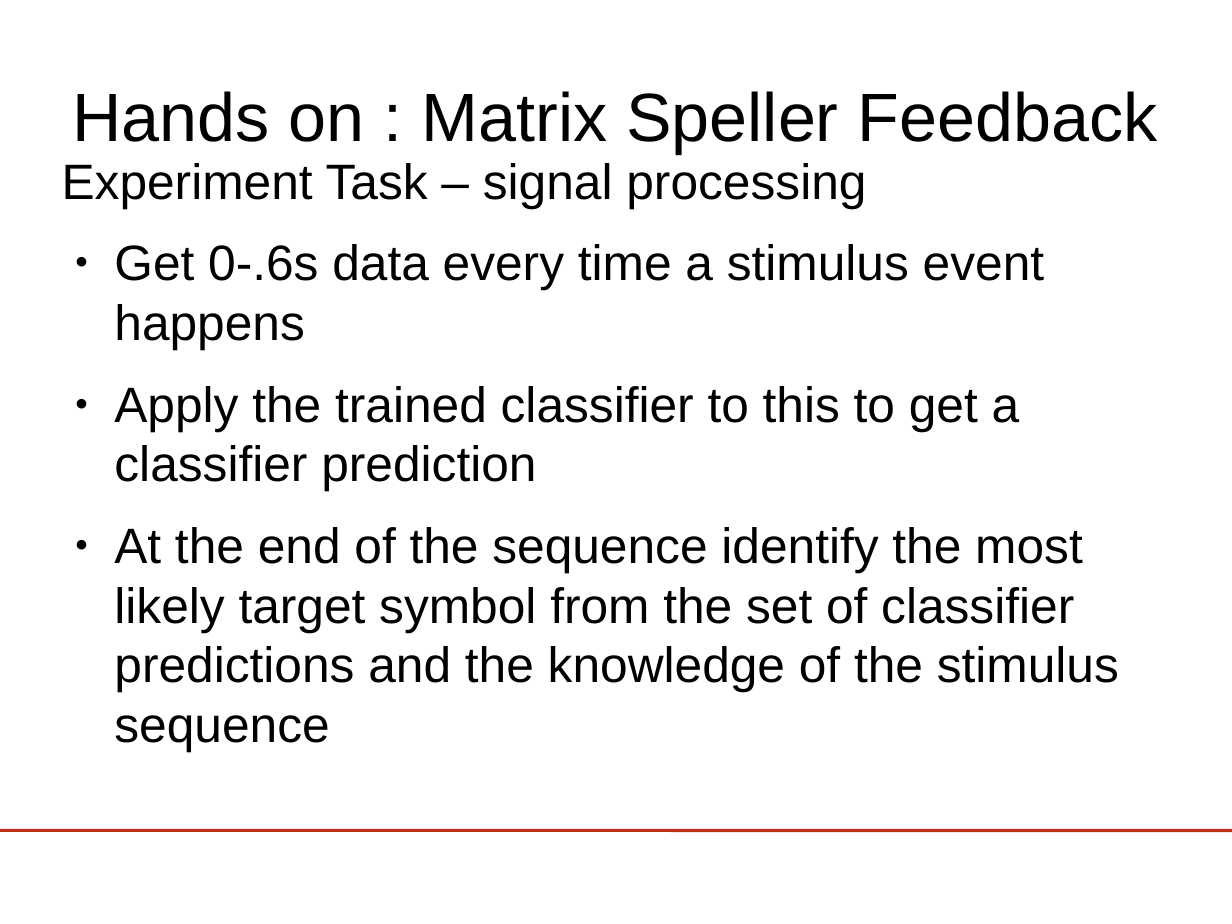
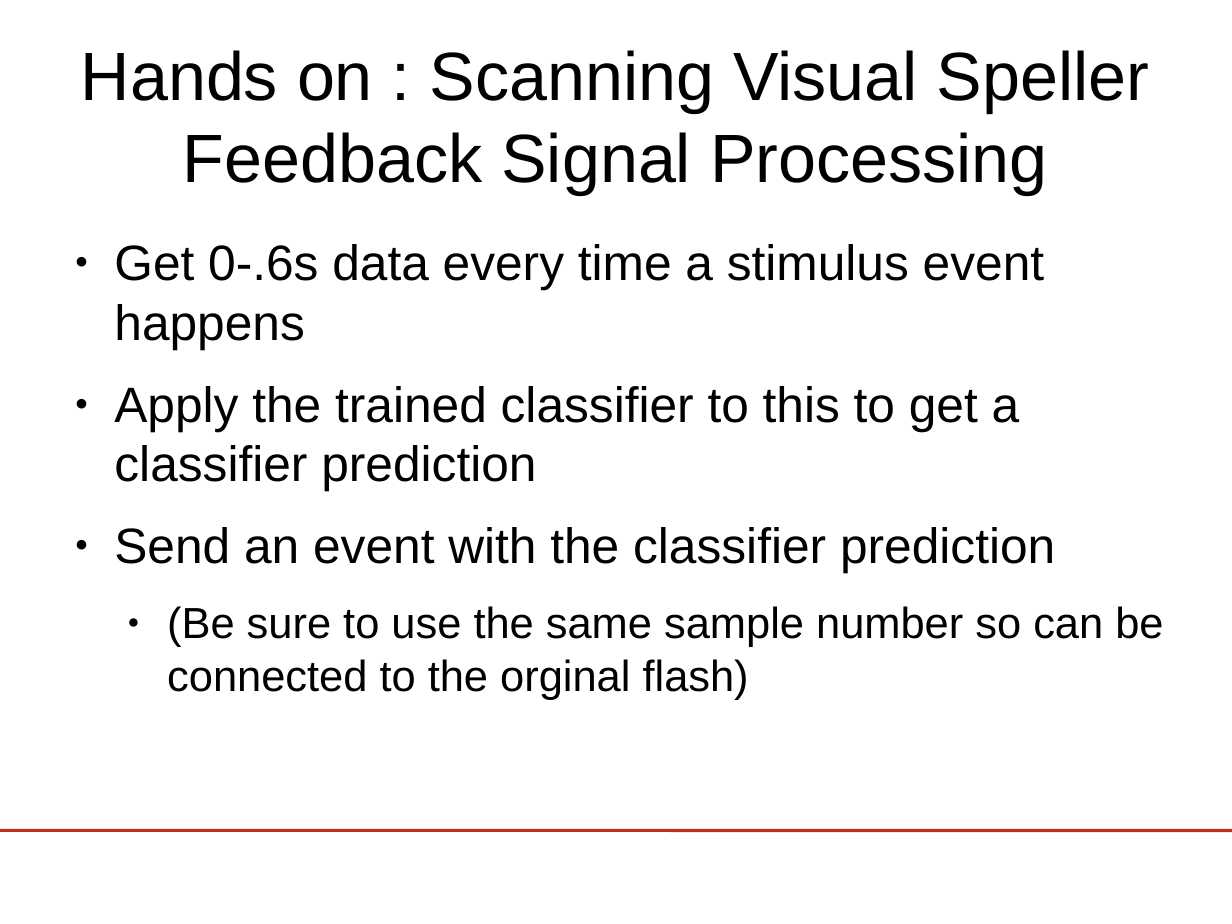
Before and after one commit to jadref/buffer_bci, a slide deck: slide 18 of tutorial/lect5-visspell/visualSpeller.odp (slide 32 before the commit). Drawn at 1232x924 pixels with LibreOffice and Linux fonts; fonts in the diff are those of the drawing; background and template pictures are left out. Boxes give left, top, right and bottom in pixels: in the first picture for what was removed or moved away, otherwise in the second. Text is boxed around its words. In the diff, an @@ line names an element or a change of style, - is before the commit and + after.

```diff
--- a/tutorial/lect5-visspell/visualSpeller.odp
+++ b/tutorial/lect5-visspell/visualSpeller.odp
@@ title at [81, 50, 1149, 194]: text changed @@
-Hands on : Matrix Speller Feedback
+Hands on : Scanning Visual Speller
+Feedback Signal Processing
@@ text at [62, 163, 866, 208]: paragraph removed @@
-Experiment Task – signal processing
@@ text at [114, 527, 1163, 700]: text changed; size 32 to 28 pt @@
-● At the end of the sequence identify the most likely target symbol from the set of classifier predictions and the knowledge of the stimulus sequence
+● Send an event with the classifier prediction
+  ● (Be sure to use the same sample number so can be connected to the orginal flash)
```
Also in this commit, not shown: 4 other slides changed, 5 slides added, 1 slide removed, 1 other file.
